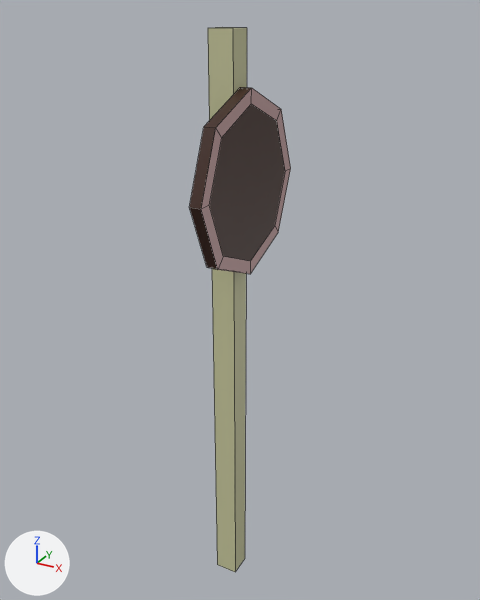
An edit to the FBX model Assets/Models/Props/signStop.fbx, drawn before and after from the same camera.
Before and after are seen from a camera (50 mm lens) standing at (2.82, -4.92, 5.68) and looking at (0.02, 0.17, 3.14). Lighting does not change. The marker at lower left points along +X, +Y and +Z. The picture after the commit comes second. Mesh edges are drawn as thin lines. Where no turn or scale is listed for an object, it has been applied to the vertices.

In view in the first picture: 'StopSign'.
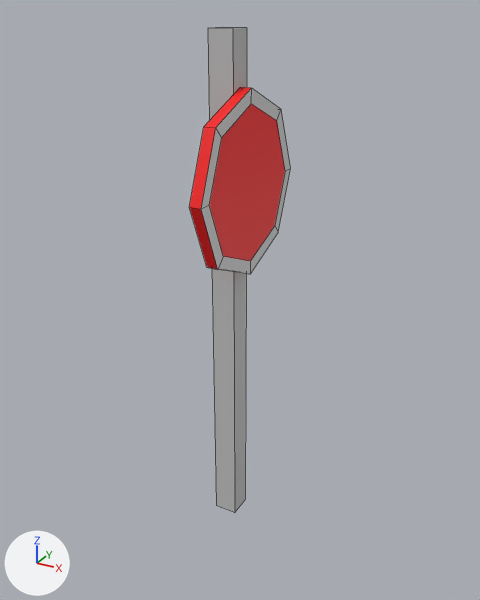
The newer file is also rescaled (x0.75), turned or shifted as a whole; pictures and numbers use the older file's frame.

What changed in the scene script:
```text
Change me_cube_002:
    used by ob_stopsign; location = (0.0, 0.0, 0.0)
    verts and faces of me_cube_002; kept vertices keep their numbers, new ones are numbered from 32
    before: 1 (0.11, 0.11, 0.0) at pixel (244, 558), 3 (0.11, -0.11, 0.0) at pixel (235, 572), 5 (-0.11, 0.11, 0.0), 7 (-0.11, -0.11, 0.0) at pixel (217, 564)
    remove me_cube_002.from_pydata(...)  # 32 vertices, 24 faces; spans x -0.11..0.22, y -0.8..0.8, z 0.0..5.54
    add me_cube_002.from_pydata(...)  # 32 vertices, 23 faces; spans x -0.11..0.22, y -0.8..0.8, z 0.83..5.54
    me_cube_002 part 1
    add delete_faces([(1, 3, 7, 5)])
    add for i in [1, 3, 5, 7]: verts[i] += (0.0, 0.0, 0.83)
    me_cube_002 part 2: 23 kept faces spanning x -0.11..0.22, y -0.8..0.8, z 0.83..5.54 get new texture (UV) coordinates
```

Boxes (x1, y1, x2, y2) around the edits, measured in the pictures (480 x 600 px):
'StopSign', reshaped (11% shorter)
    before: (189, 27, 291, 572)
    after: (189, 27, 291, 513)
part 1 of me_cube_002, cut back
    before: (208, 28, 247, 572)
    after: (208, 28, 247, 513)
part 2 of me_cube_002, surface changed
    before: (189, 27, 291, 572)
    after: (189, 27, 291, 513)
